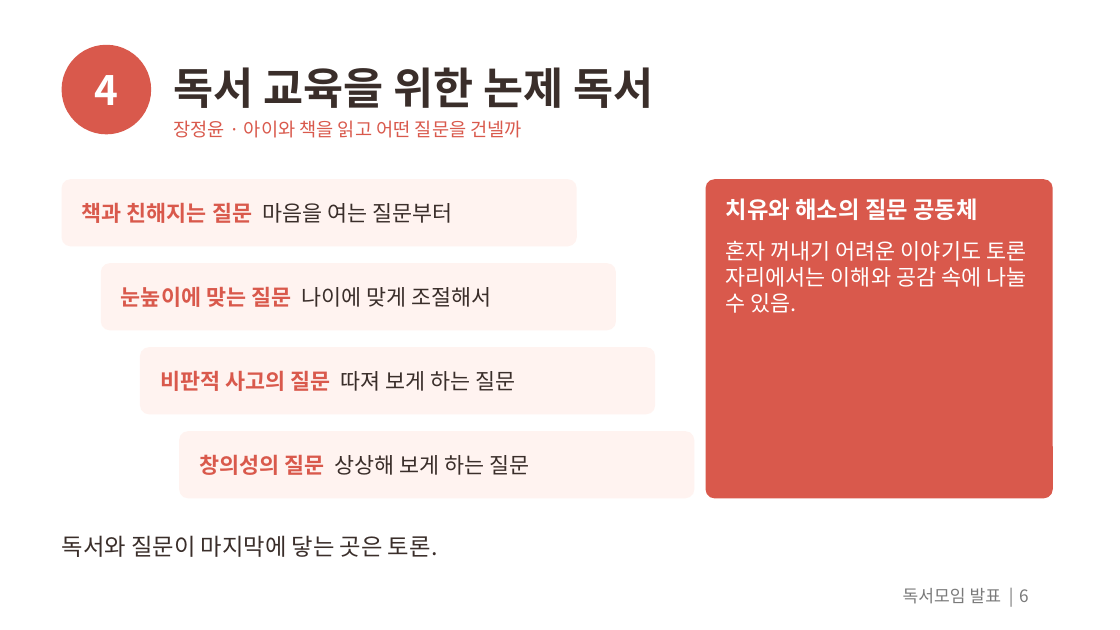
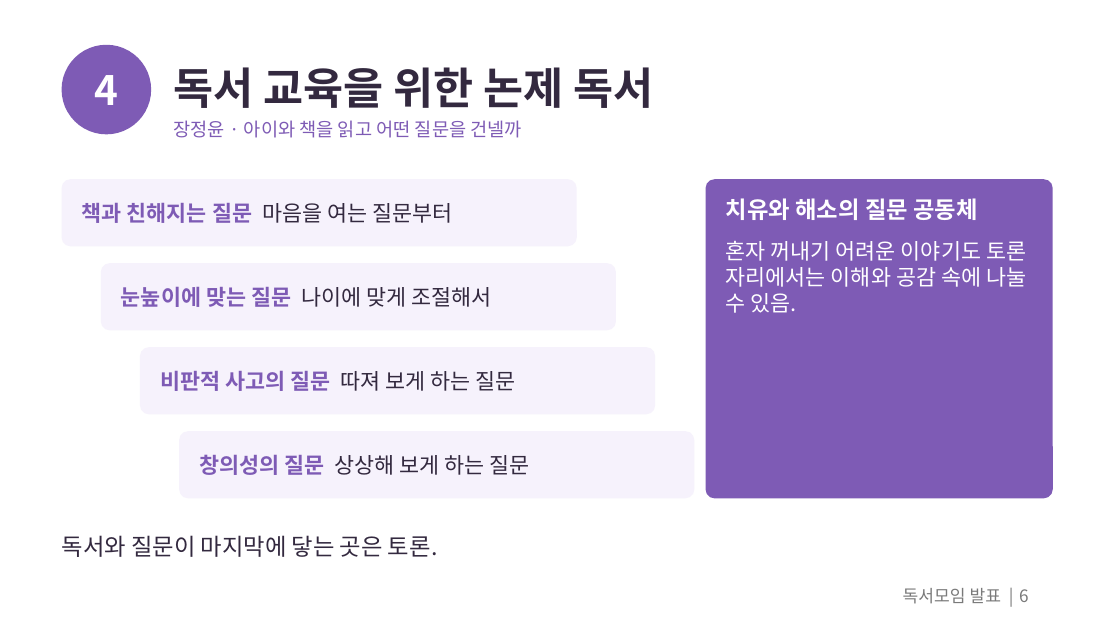
Before and after one commit to outis-books/bookclub, a slide deck: slide 6 of question-reading/question-reading.pptx. Drawn at 1120x630 pixels with LibreOffice and Linux fonts; fonts in the diff are those of the drawing. Boxes give left, top, right and bottom in pixels: in the first picture for what was removed or moved away, otherwise in the second. Text is boxed around its words. In the diff, an @@ line names an element or a change of style, - is before the commit and + after.

```diff
--- a/question-reading/question-reading.pptx
+++ b/question-reading/question-reading.pptx
@@ ellipse at [62,45,151,134]: fill #D9594C to #7E5BB5 @@
@@ title "독서 교육을 위한 논제 독서" at [174,67,653,108]: text colour #3A2E2A to #33293F @@
@@ text "장정윤 · 아이와 책을 읽고 ..." at [174,120,522,138]: text colour #D9594C to #7E5BB5 @@
@@ text "책과 친해지는 질문 마음을 여는 ..." at [82,203,452,223]: text colour #D9594C to #7E5BB5 in "책과 친해지는 질문"; text colour #3A2E2A to #33293F in "마음을 여는 질문부터" @@
@@ rounded rectangle at [706,179,1053,498]: fill #D9594C to #7E5BB5 @@
@@ text "눈높이에 맞는 질문 나이에 맞게 ..." at [121,287,492,307]: text colour #D9594C to #7E5BB5 in "눈높이에 맞는 질문"; text colour #3A2E2A to #33293F in "나이에 맞게 조절해서" @@
@@ text "비판적 사고의 질문 따져 보게 ..." at [160,371,516,391]: text colour #D9594C to #7E5BB5 in "비판적 사고의 질문"; text colour #3A2E2A to #33293F in "따져 보게 하는 질문" @@
@@ fill #FFF3F0 to #F6F2FC in 4 elements at [62,179,577,246], [140,347,655,414], [101,263,616,330], [179,431,694,498] @@
@@ text "창의성의 질문 상상해 보게 하는 ..." at [199,454,530,475]: text colour #D9594C to #7E5BB5 in "창의성의 질문"; text colour #3A2E2A to #33293F in "상상해 보게 하는 질문" @@
@@ text "독서와 질문이 마지막에 닿는 곳은 ..." at [62,535,438,557]: text colour #3A2E2A to #33293F @@
```
Also in this commit, not shown: 14 other slides changed, 17 other files.
